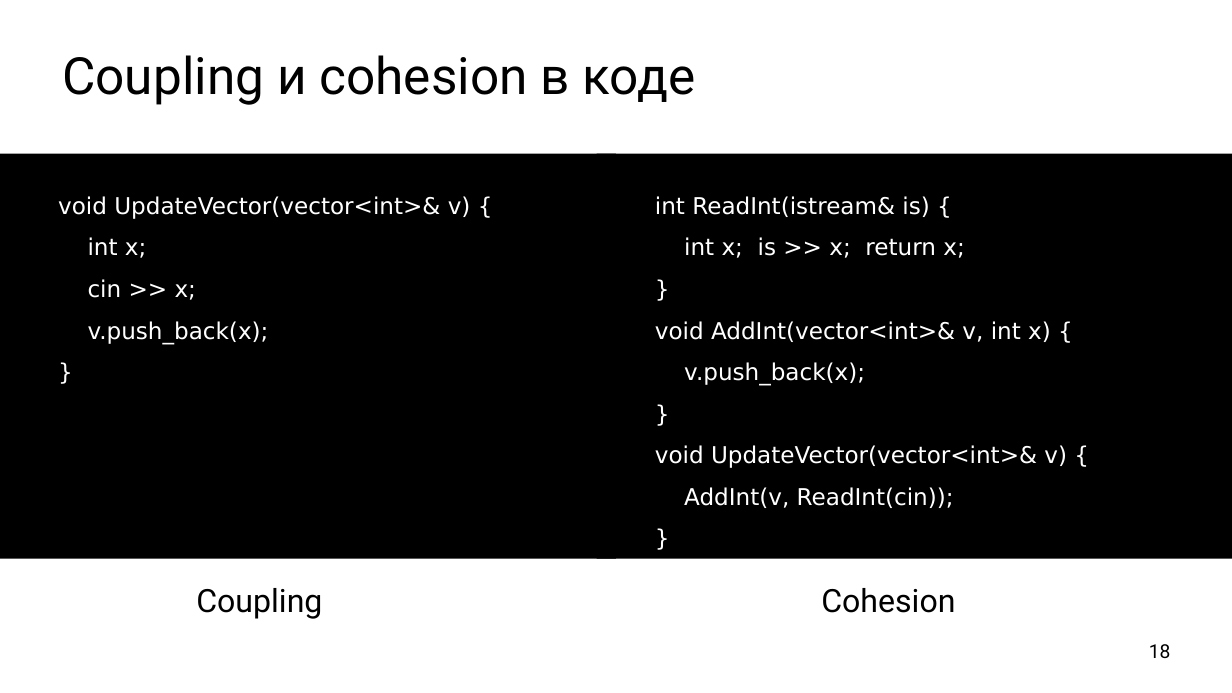
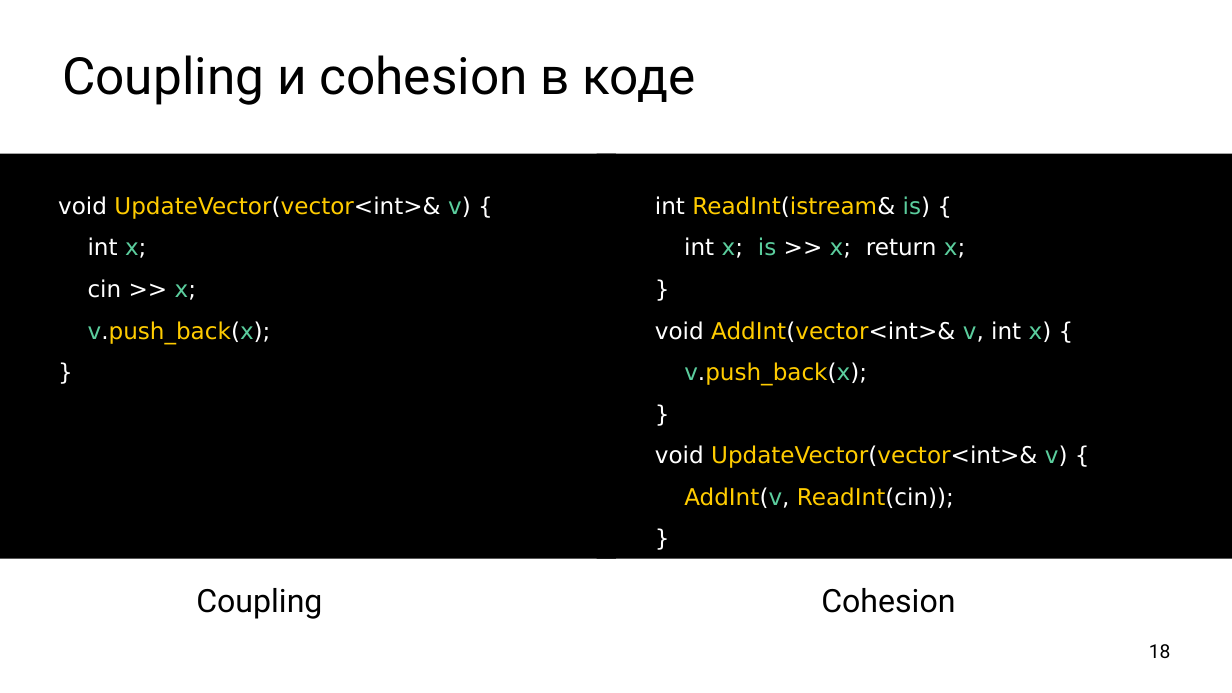
Before and after one commit to ishfb/cpprus17, a slide deck: slide 18 of slides.pptx. Drawn at 1232x693 pixels with LibreOffice and Linux fonts; fonts in the diff are those of the drawing. Boxes give left, top, right and bottom in pixels: in the first picture for what was removed or moved away, otherwise in the second. Text is boxed around its words. In the diff, an @@ line names an element or a change of style, - is before the commit and + after.

```diff
--- a/slides.pptx
+++ b/slides.pptx
@@ text at box(58, 196, 471, 345): text changed @@
-void UpdateVector(vector<int>& v) {
-int x;
-cin >> x;
-v.push_back(x);
-}
+void UpdateVector(vector<int>& v) {
+int x;
+cin >> x;
+v.push_back(x);
+}
@@ text in rectangle at box(655, 196, 1068, 508): text changed @@
-int ReadInt(istream& is) {
-int x; is >> x; return x;
-}
-void AddInt(vector<int>& v, int x) {
-v.push_back(x);
-}
-void UpdateVector(vector<int>& v) {
-AddInt(v, ReadInt(cin));
-}
+int ReadInt(istream& is) {
+int x; is >> x; return x;
+}
+void AddInt(vector<int>& v, int x) {
+v.push_back(x);
+}
+void UpdateVector(vector<int>& v) {
+AddInt(v, ReadInt(cin));
+}
```
Also in this commit, not shown: 4 other slides changed, 3 slides added, 1 slide removed.
